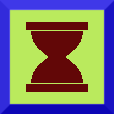
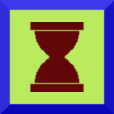
Two versions of the same layered image (114 × 114). Layer-by-layer changes:
painted on "Capa pegada" over 26, 22, 88, 92
